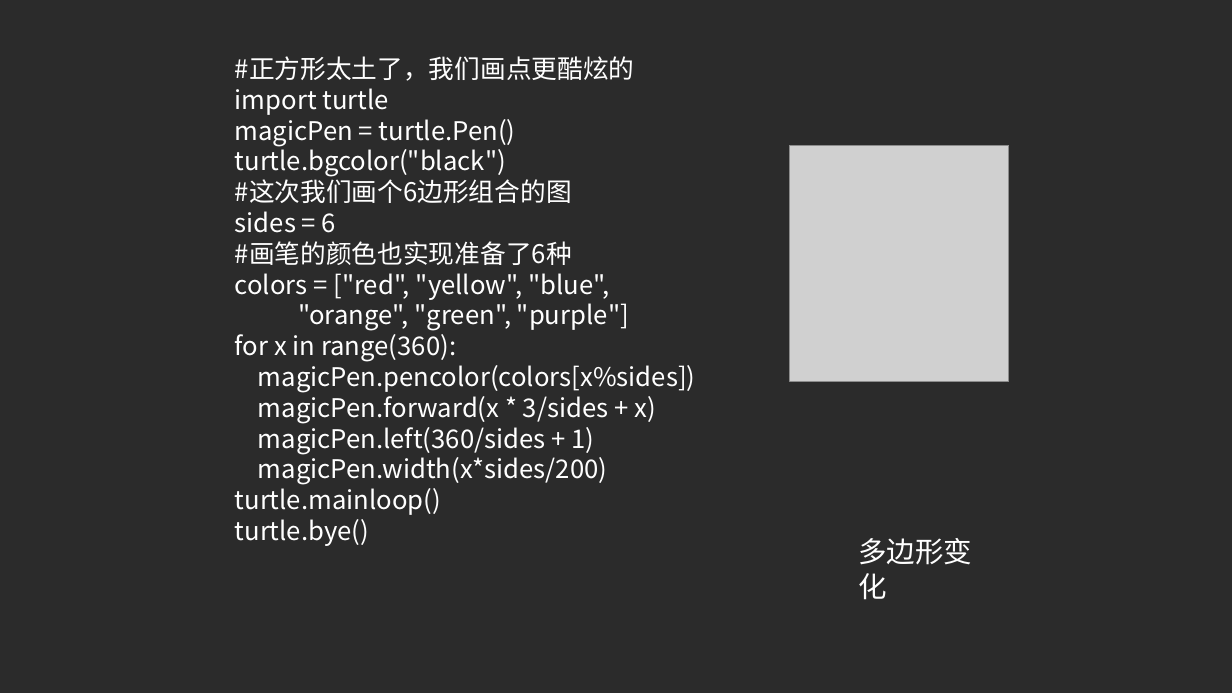
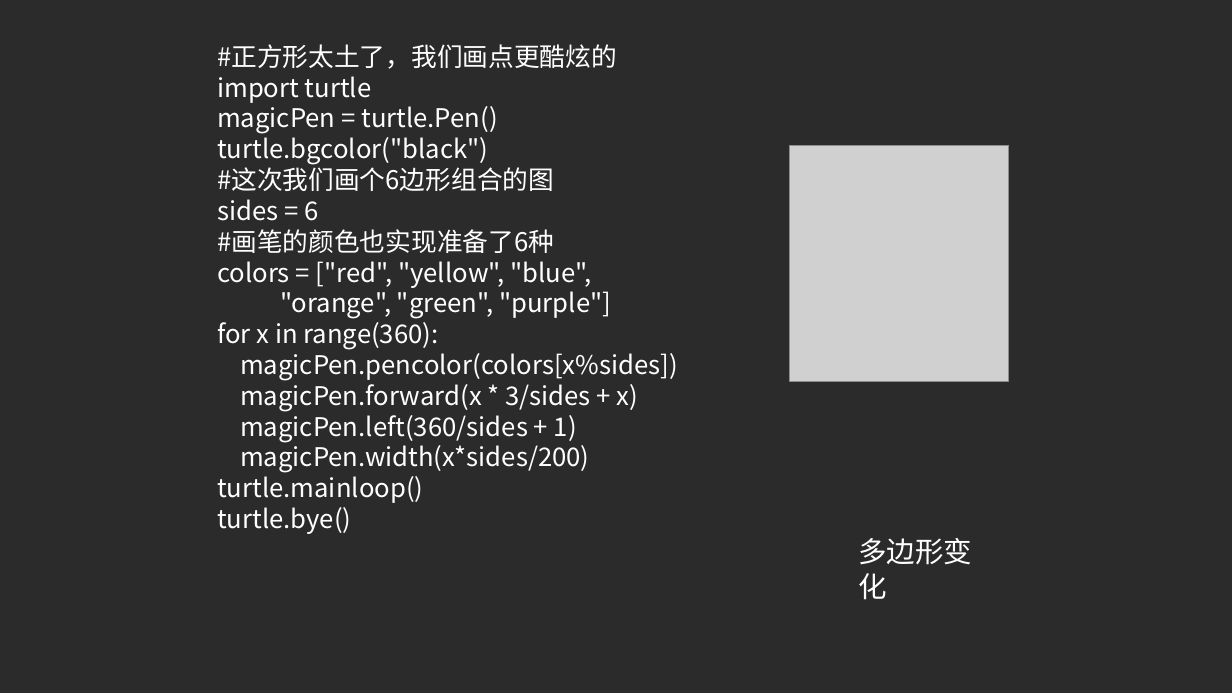
Before and after one commit to BattalionCommander/Python, a slide deck: slide 13 of Python体验课.pptx. Drawn at 1232x693 pixels with LibreOffice and Linux fonts; fonts in the diff are those of the drawing; grey boxes stand for pictures; background and template pictures are left out; a plain dark background stands for a picture behind light text. Boxes give left, top, right and bottom in pixels: in the first picture for what was removed or moved away, otherwise in the second. Text is boxed around its words. In the diff, an @@ line names an element or a change of style, - is before the commit and + after.

```diff
--- a/Python体验课.pptx
+++ b/Python体验课.pptx
@@ text "#正方形太土了，我们画点更酷炫的": place and size @@
-text "#正方形太土了，我们画点更酷炫的" at bbox=[235, 56, 696, 546]
+text "#正方形太土了，我们画点更酷炫的" at bbox=[217, 44, 678, 534]
```
Also in this commit, not shown: 4 other slides changed, 1 other file.
